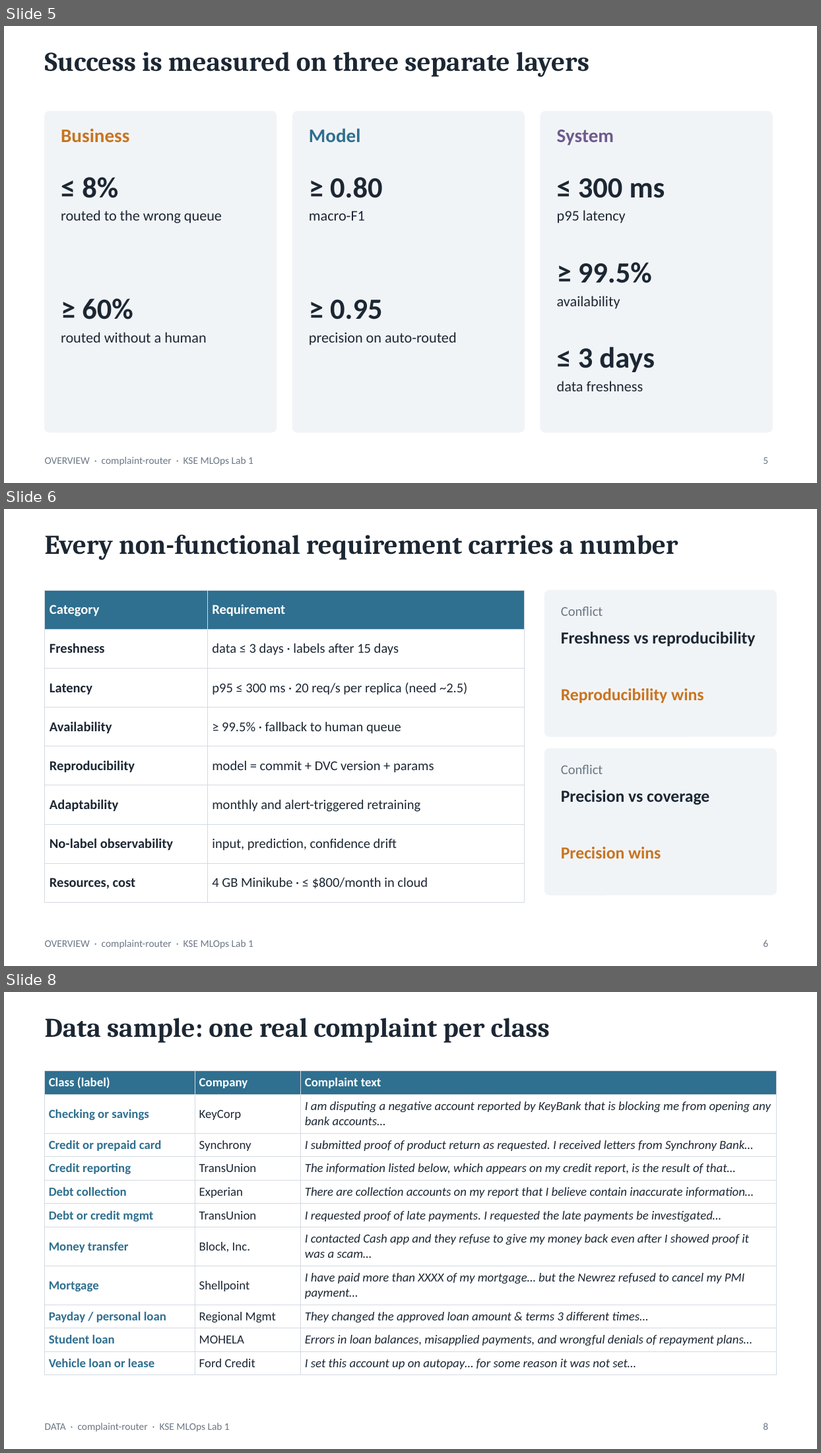
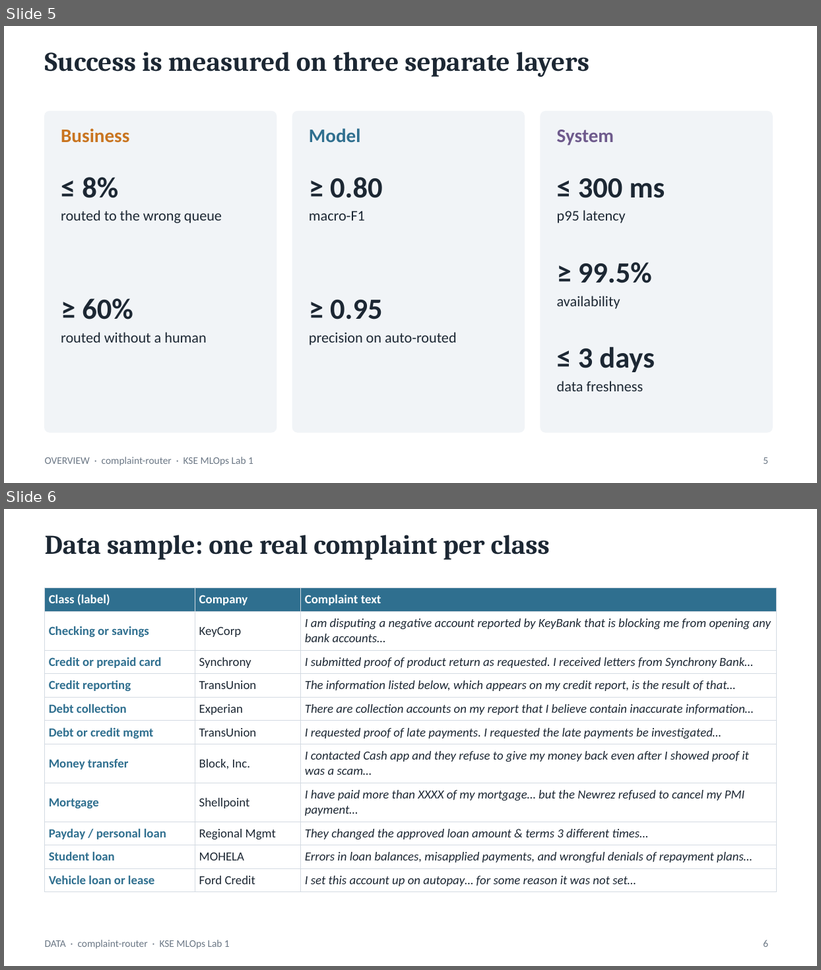
Before and after one commit to goodfrog33/kse-mlops-complaint-router, a slide deck: docs/presentation/complaint-router-lab1.pptx. Shown one above the other, each under a label of ours: slides 5, 6 and 8 before the commit, slides 5 and 6 after it; the slides between them are not shown. The pictures are 821x1453 and 821x970 pixels, drawn with LibreOffice and Linux fonts; fonts in the diff are those of the drawing. Boxes give left, top, right and bottom in pixels: in the first picture for what was removed or moved away, otherwise in the second. Text is boxed around its words. In the diff, an @@ line names an element or a change of style, - is before the commit and + after.

```diff
--- a/docs/presentation/complaint-router-lab1.pptx
+++ b/docs/presentation/complaint-router-lab1.pptx
@@ slide 6 removed at box(4, 509, 817, 966), background #FFFFFF; not listed: 1 template element that a slide beside it also shows @@
@@ title removed at box(45, 535, 678, 560) @@
-Every non-functional requirement carries a number
@@ table removed at box(45, 590, 524, 892), 8 rows, 2 columns @@
-Category | Requirement
-Freshness | data ≤ 3 days · labels after 15 days
-Latency | p95 ≤ 300 ms · 20 req/s per replica (need ~2.5)
-Availability | ≥ 99.5% · fallback to human queue
-Reproducibility | model = commit + DVC version + params
-Adaptability | monthly and alert-triggered retraining
-No-label observability | input, prediction, confidence drift
-Resources, cost | 4 GB Minikube · ≤ $800/month in cloud
@@ rounded rectangle removed at box(545, 590, 776, 737) @@
@@ text removed at box(561, 607, 603, 616) @@
-Conflict
@@ text removed at box(561, 632, 755, 646) @@
-Freshness vs reproducibility
@@ text removed at box(561, 689, 704, 703) @@
-Reproducibility wins
@@ rounded rectangle removed at box(545, 749, 776, 895) @@
@@ text removed at box(561, 765, 603, 774) @@
-Conflict
@@ text removed at box(561, 790, 710, 805) @@
-Precision vs coverage
@@ text removed at box(561, 847, 661, 859) @@
-Precision wins
@@ page number removed at box(763, 940, 768, 947) @@
-6
@@ what was slide 8 is now slide 6 @@
@@ page number at box(763, 940, 768, 947): text changed @@
-8
+6
```
Also in this commit, not shown: 1 slide changed, 12 other slides removed, 1 other file.
